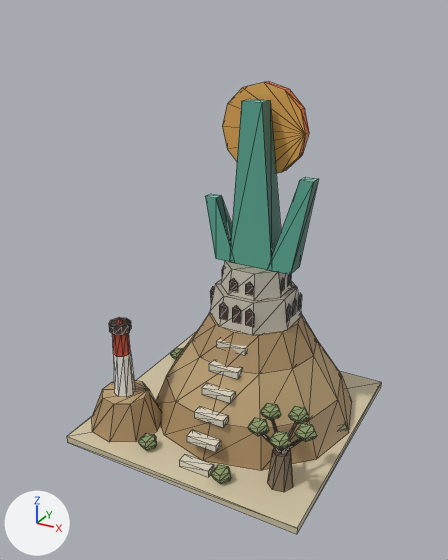
The glTF model games/escales/assets/monuments/renaissance.glb as it was, and as the next commit left it.
Camera for both pictures: a 50 mm camera at (1.83, -3.49, 2.83) aimed at (-0.02, -0.12, 1.15). The axes (+X, +Y, +Z) are drawn at lower left. The lights are the same throughout. The first picture is the older version. Mesh edges are drawn as thin lines. Vertices at exactly the same position are counted once.

Names of what the first picture shows: 'renaissance'.
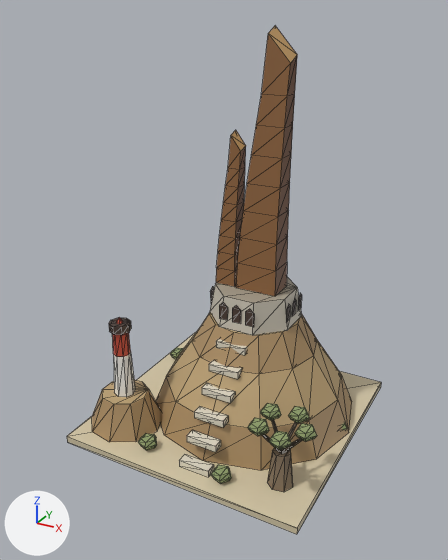
Where the change shows, as pixel boxes [x1, y1, x2, y2] in the pictures (448 x 560 px):
```json
{"object": "renaissance", "change": "reshaped", "before": [67, 81, 381, 534], "after": [67, 26, 381, 534], "on screen": "12% taller"}
{"part": 1, "of": "me_renaissance", "change": "rebuilt", "before": [229, 99, 281, 271], "after": [236, 26, 297, 296], "on screen": "17% wider, 57% taller"}
{"part": 2, "of": "me_renaissance", "change": "added", "after": [216, 130, 246, 286], "on screen": "brown"}
{"part": 3, "of": "me_renaissance", "change": "deleted", "before": [222, 81, 318, 296]}
{"part": 4, "of": "me_renaissance", "change": "deleted", "before": [205, 194, 292, 301]}
```

Edits to the scene script, one JSON object a line:
```json
{"block": "me_renaissance", "where": "# used by ob_renaissance; location = (0.0, 0.0, 0.0)"}
{"op": "remove", "block": "me_renaissance", "code": "me_renaissance.from_pydata(...)  # 528 vertices, 734 faces; spans x -0.88..0.88, y -0.88..0.88, z 0.0..2.4"}
{"op": "add", "block": "me_renaissance", "code": "me_renaissance.from_pydata(...)  # 496 vertices, 746 faces; spans x -0.88..0.88, y -0.88..0.88, z 0.0..2.73"}
{"block": "me_renaissance", "change": "me_renaissance part 1: the loose piece of 8 vertices spanning x -0.06..0.26, y 0.02..0.22, z 1.22..2.3 is rebuilt with 36 vertices and now spans x -0.01..0.31, y 0.02..0.22, z 1.03..2.73"}
{"block": "me_renaissance", "change": "me_renaissance part 2: a new loose piece of 36 vertices spanning x -0.17..0.0, y 0.03..0.17, z 1.03..2.11, in mat_defaultmaterial"}
{"block": "me_renaissance", "change": "me_renaissance part 3: 10 loose pieces with 72 vertices, spanning x -0.23..0.5, y -0.11..0.35, z 1.07..2.4, are deleted"}
{"block": "me_renaissance", "change": "me_renaissance part 4"}
{"block": "me_renaissance", "change": "24 vertices are removed from x -0.27..0.33, y -0.11..0.35, z 1.04..1.65"}
{"block": "me_renaissance", "change": "32 faces are deleted"}
```
